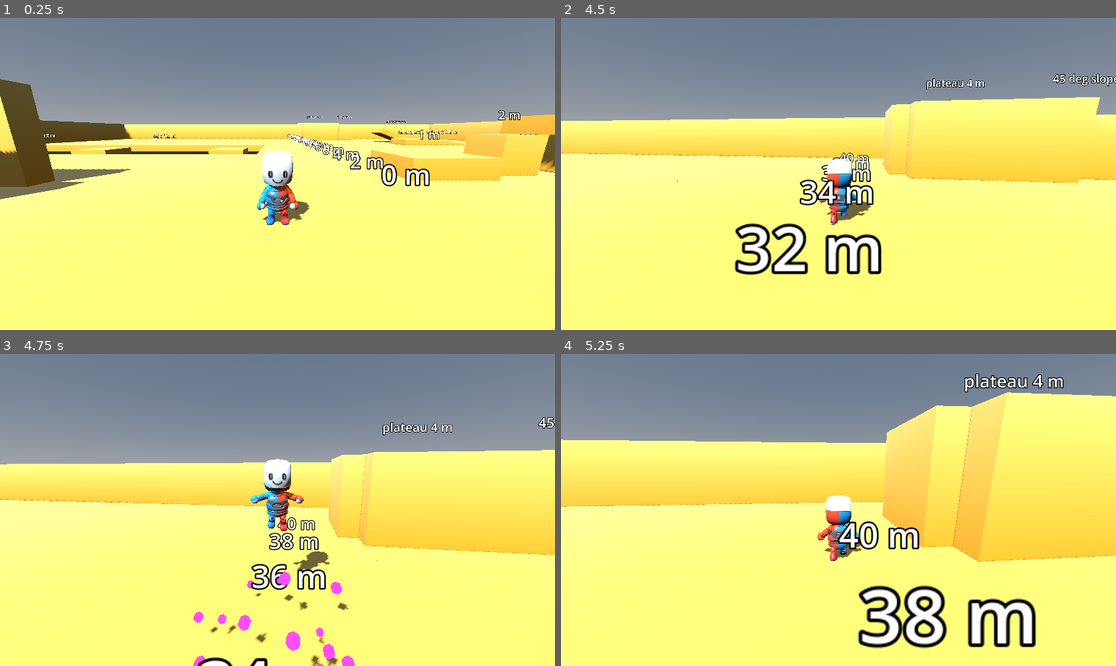
Above: before the commit, frames 1-4 (two rows, left to right).
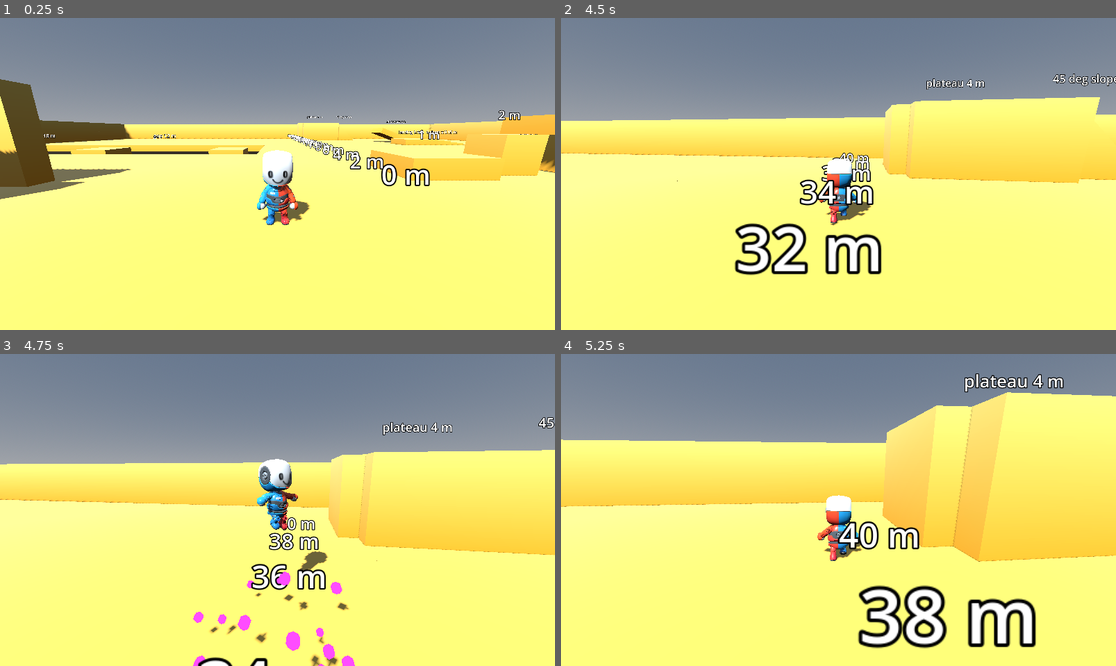
Above: after the commit, the same moments.

Repository: bistlaudio/Attimo
Game: Godot game, scene res://scenes/test/movement_gym.tscn
The game is run twice, just before and just after one commit, with the same random seed, the same clock (stepped at 60 frames per second) and the same inputs.
Inputs (mouse positions are in pixels of both pictures, inside the frame that each line leads up to):
- Up to frame 1 (0.25 s): no input
- Up to frame 2 (4.5 s): tap Enter at 0.5 s; move the mouse to (866, 174) at 0.52 s; hold Right mouse button (aim) 0.53-1.28 s; hold W (move_forward) from 0.53 s (still down); click (866, 174) at 0.67 s; tap Space (jump) at 0.77, 1.52, 3.02, 3.77 s; move the mouse to (810, 174) at 1.27 s; tap Middle mouse button (camera_recenter) at 1.35 s; move the mouse to (849, 167) at 2.02 s; hold Shift (dash) 2.03-2.78 s; move the mouse to (832, 180) at 2.77 s; tap E (interact) at 2.85 s; click (832, 180) at 2.92 s; move the mouse to (877, 177) at 3.52 s; tap Mouse wheel down (module_next) at 3.6 s; move the mouse to (794, 170) at 4.27 s; tap Mouse wheel up (module_prev) at 4.35 s
- Up to frame 3 (4.75 s): keep holding W (move_forward); tap Space (jump) at 4.52 s
- Up to frame 4 (5.25 s): keep holding W (move_forward); move the mouse to (844, 510) at 5.02 s; click (844, 510) at 5.1 s

Frames 1-2 are identical in both runs. In frame 3, 0.9% of the frame differs, in the area x 45-60%, y 33-70%; in frame 4, nothing differs.

Commit message:
tune(pose): pirouette speed back to the full-flight spread
pirouette_max_time defaults to 0 (off); the developer preferred the earlier
speed. The export stays for live tuning.

Co-Authored-By: Claude Opus 5.5 <noreply@anthropic.com>

Diff:
--- a/attimo/scripts/player/procedural_pose.gd
+++ b/attimo/scripts/player/procedural_pose.gd
@@ -40,9 +40,10 @@
 @export var spin_about_body_axis: bool = true
 ## True: the pirouette turns clockwise seen from above (Claude's discretion, D-07).
 @export var pirouette_clockwise: bool = true
-## Longest time in seconds a full pirouette may take (developer 2026-11-18: "faster"). The spin turns at least TAU per
+## Longest time in seconds a full pirouette may take; 0 is off (the spin spreads over the whole flight, the developer
+## kept that speed on 2026-11-18). Above 0 the spin turns at least TAU per
 ## this time, so on a long airtime it finishes early instead of stretching over the whole flight.
-@export_range(0.15, 1.5, 0.05) var pirouette_max_time: float = 0.4
+@export_range(0.0, 1.5, 0.05) var pirouette_max_time: float = 0.0
 
 ## Current forward lean in radians, 0 upright. Read-only for others.
 var lean_angle: float = 0.0
@@ -153,7 +154,8 @@
 		var time_left: float = _time_to_touchdown(config)
 		if is_finite(time_left):
 			rate = remaining / maxf(time_left - config.pirouette_lead_time, MIN_SPIN_TIME)
-			rate = maxf(rate, TAU / maxf(pirouette_max_time, MIN_SPIN_TIME))
+			if pirouette_max_time > 0.0:
+				rate = maxf(rate, TAU / maxf(pirouette_max_time, MIN_SPIN_TIME))
 		else:
 			_begin_finish(remaining, config)
 			rate = _finish_rate
